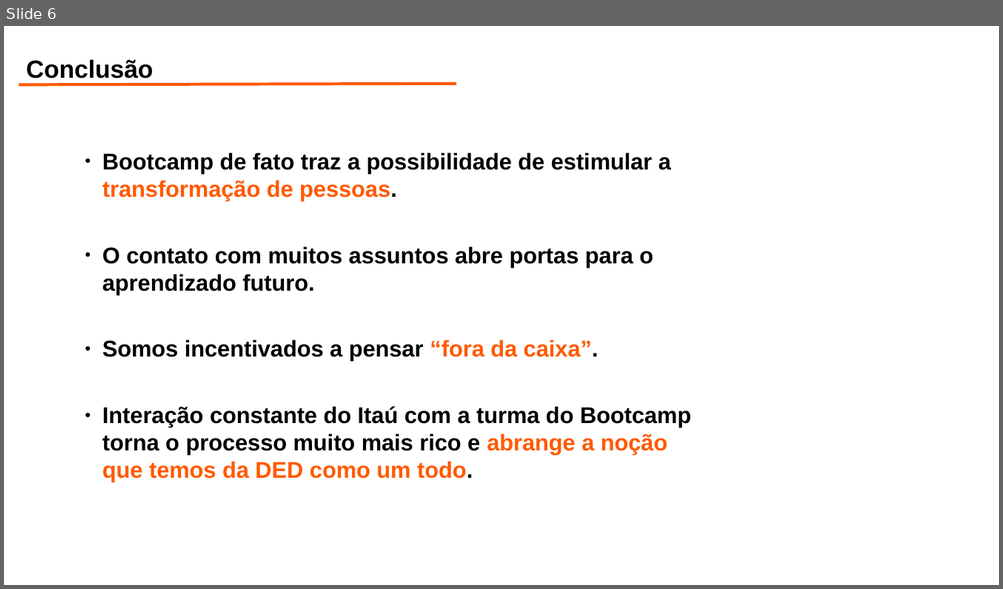
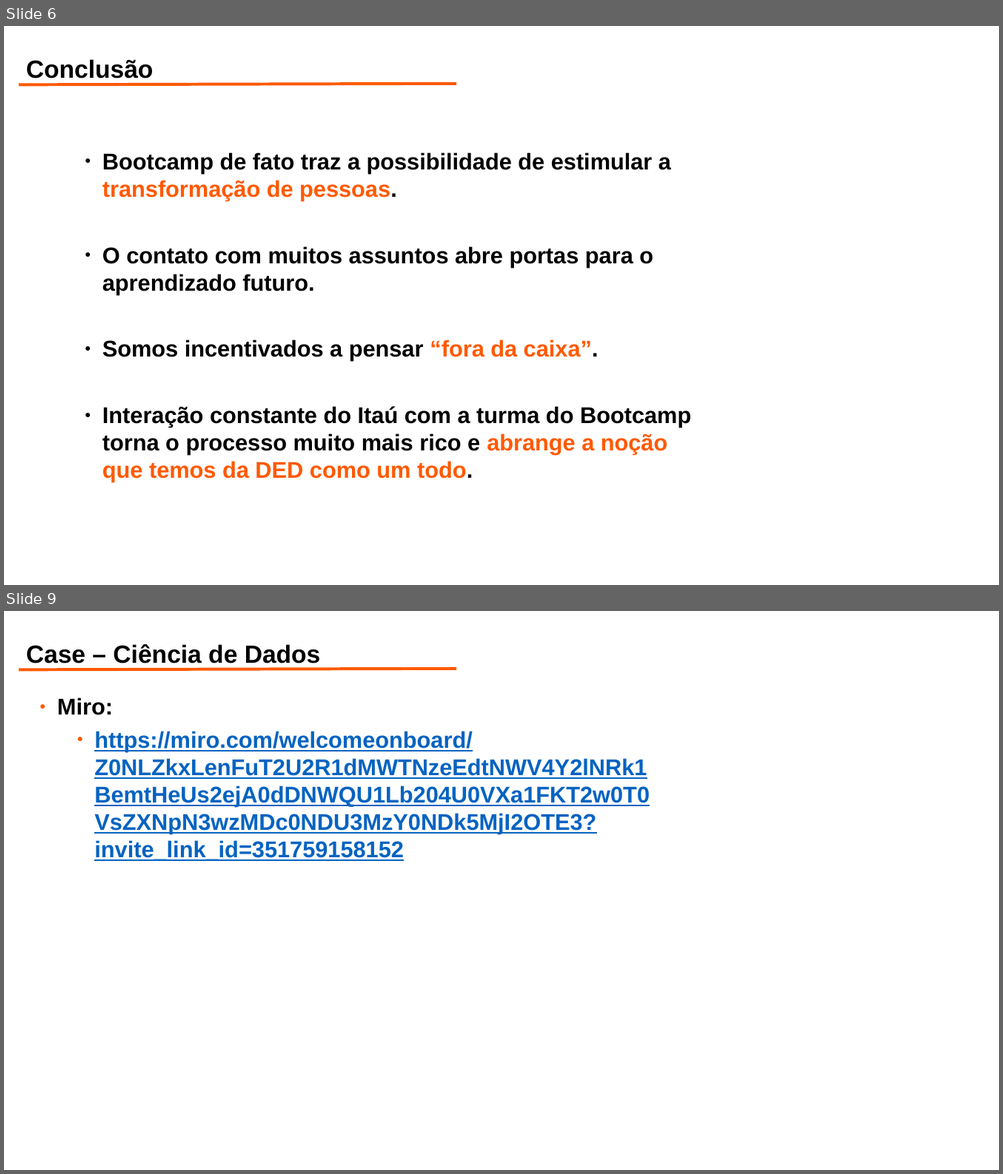
Before and after one commit to zgiuliana/bootcamp_itau_dados, a slide deck: bootcamp.pptx. Shown one above the other, each under a label of ours: slide 6 before the commit, slides 6 and 9 after it; the slides between them are not shown. The pictures are 1003x589 and 1003x1174 pixels, drawn with LibreOffice and Linux fonts; fonts in the diff are those of the drawing; background and template pictures are left out. Boxes give left, top, right and bottom in pixels: in the first picture for what was removed or moved away, otherwise in the second. Text is boxed around its words. In the diff, an @@ line names an element or a change of style, - is before the commit and + after.

```diff
--- a/bootcamp.pptx
+++ b/bootcamp.pptx
@@ slide 9 added at bbox=[4, 611, 999, 1170], background picture (left out) @@
@@ text added at bbox=[26, 644, 321, 668], 24 pt, text #000000, bold @@
+Case – Ciência de Dados
@@ line added from (19, 670) to (456, 669), #FF5900 2.83 pt @@
@@ text added at bbox=[57, 698, 472, 861], 22 pt, text #0563C1, bold, underline @@
+● Miro:
+  ● https://miro.com/welcomeonboard/Z0NLZkxLenFuT2U2R1dMWTNzeEdtNWV4Y2lNRk1BemtHeUs2ejA0dDNWQU1Lb204U0VXa1FKT2w0T0VsZXNpN3wzMDc0NDU3MzY0NDk5MjI2OTE3?invite_link_id=351759158152
```
Also in this commit, not shown: 1 slide changed, 2 other slides added, 2 other files.
